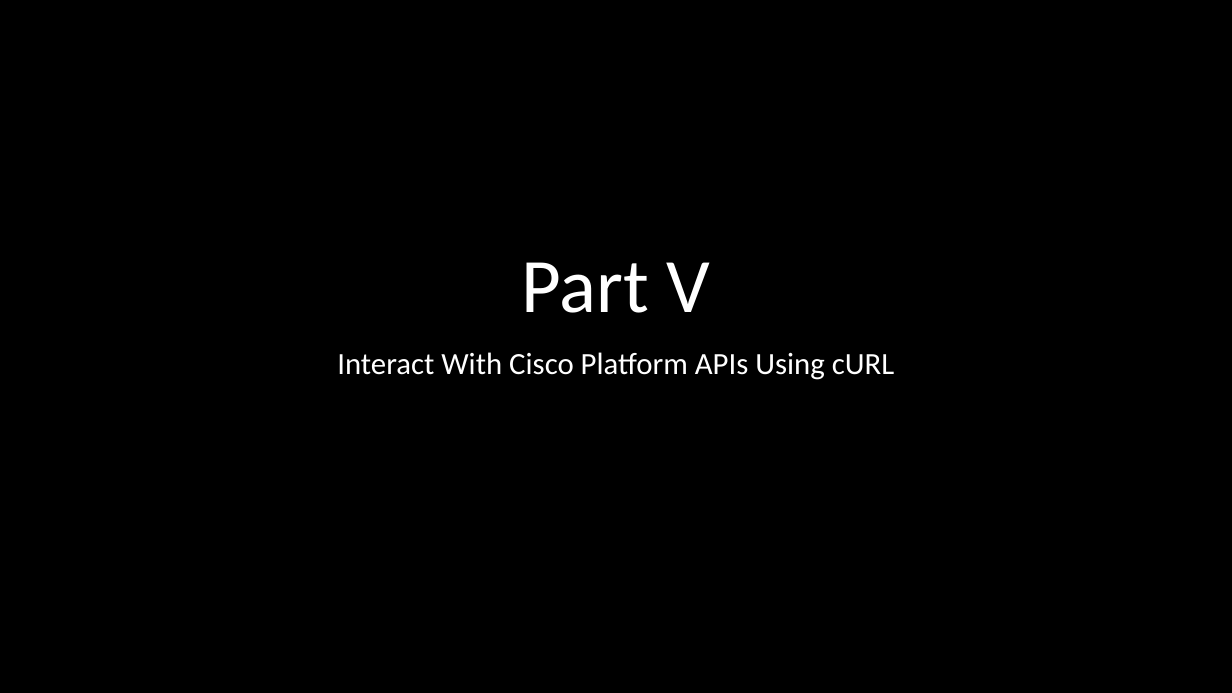
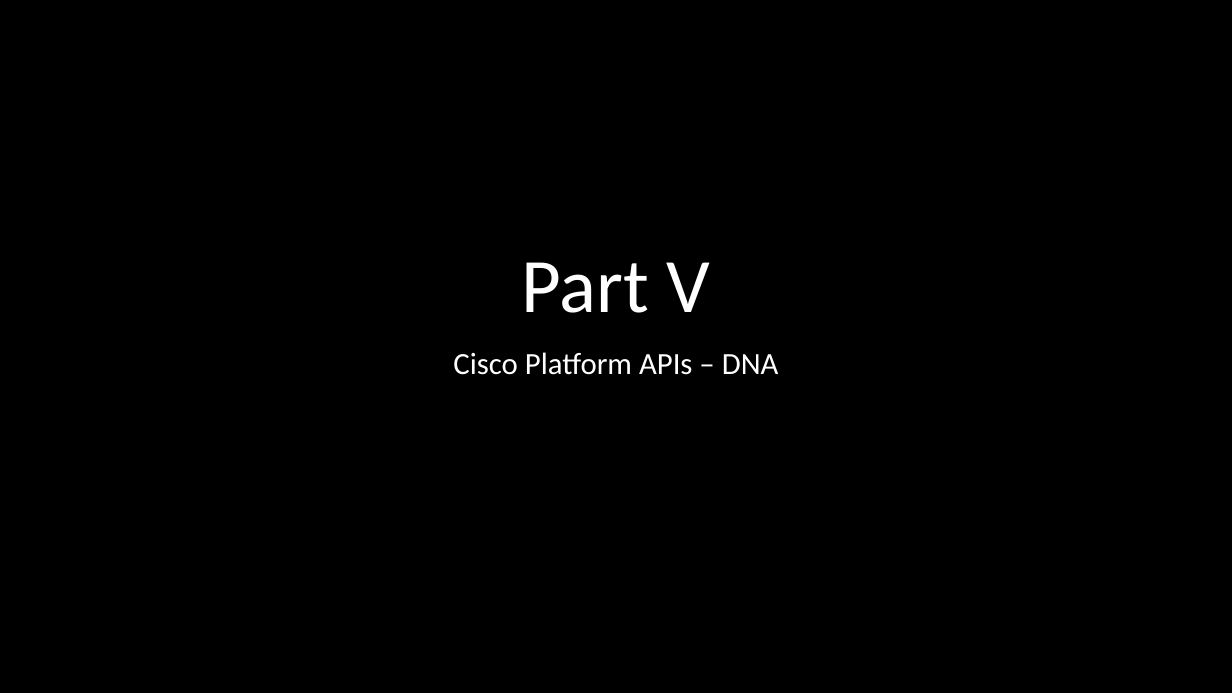
Before and after one commit to wwt/curl-requests-foundations, a slide deck: slide 53 of curl-requests-foundations.pptx (slide 57 before the commit). Drawn at 1232x693 pixels with LibreOffice and Linux fonts; fonts in the diff are those of the drawing. Boxes give left, top, right and bottom in pixels: in the first picture for what was removed or moved away, otherwise in the second. Text is boxed around its words. In the diff, an @@ line names an element or a change of style, - is before the commit and + after.

```diff
--- a/curl-requests-foundations.pptx
+++ b/curl-requests-foundations.pptx
@@ subtitle at [453, 352, 779, 375]: text changed @@
-Interact With Cisco Platform APIs Using cURL
+Cisco Platform APIs – DNA
```
Also in this commit, not shown: 11 other slides changed, 2 slides added, 4 slides removed.
